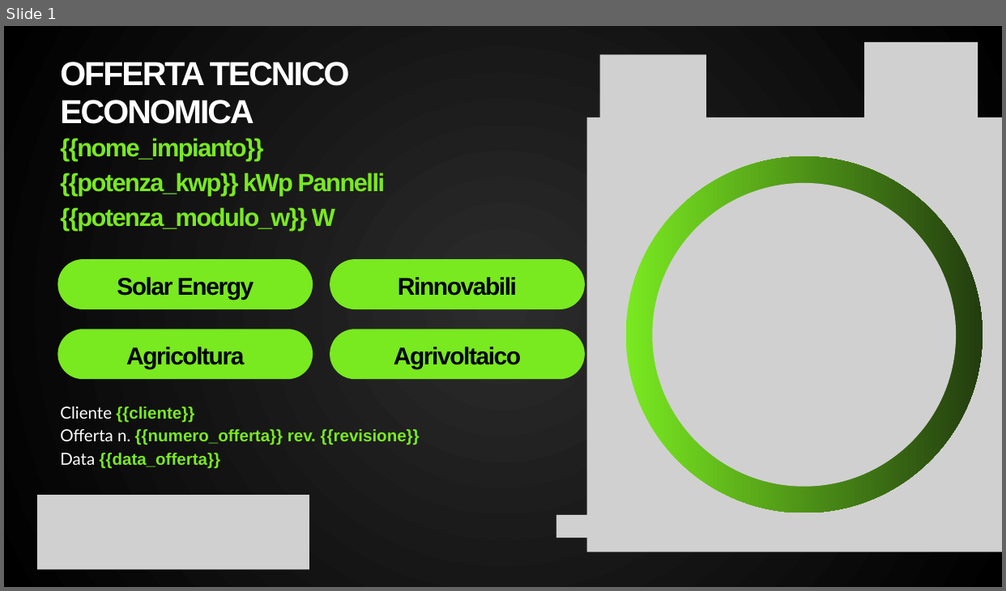
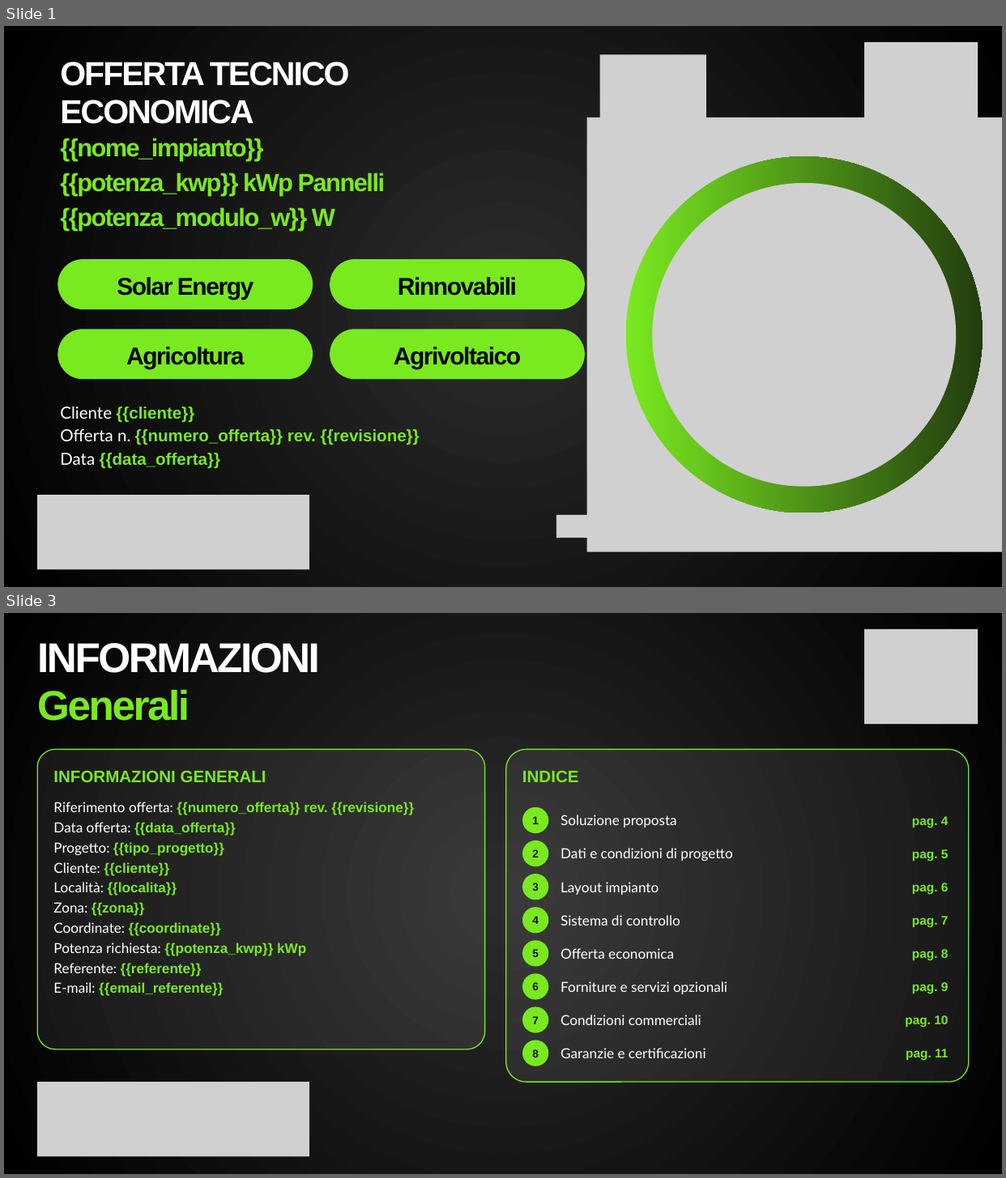
Before and after one commit to Giovanni301183/Conf, a slide deck: public/offerta/modello-offerta.pptx. Shown one above the other, each under a label of ours: slide 1 before the commit, slides 1 and 3 after it; the slides between them are not shown. The pictures are 1006x591 and 1006x1178 pixels, drawn with LibreOffice and Linux fonts; fonts in the diff are those of the drawing; grey boxes stand for pictures. Boxes give left, top, right and bottom in pixels: in the first picture for what was removed or moved away, otherwise in the second. Text is boxed around its words. In the diff, an @@ line names an element or a change of style, - is before the commit and + after.

```diff
--- a/public/offerta/modello-offerta.pptx
+++ b/public/offerta/modello-offerta.pptx
@@ slide 3 added at (4,613,1002,1174), background gradient #2C2C2C to #000000 @@
@@ picture added at (864,629,978,724) @@
@@ text added at (37,643,320,673), 60 pt, text #FFFFFF, bold @@
+INFORMAZIONI
@@ text added at (37,689,189,721), 60 pt, text #79E920, bold @@
+Generali
@@ rounded rectangle added at (37,749,485,1049), fill #FFFFFF at 7% opacity, outline #79E920 1.5 pt @@
@@ rounded rectangle added at (506,749,969,1082), fill #FFFFFF at 7% opacity, outline #79E920 1.5 pt @@
@@ text added at (53,770,414,996), 20 pt, text #79E920, bold @@
+INFORMAZIONI GENERALI
+Riferimento offerta: {{numero_offerta}} rev. {{revisione}}
+Data offerta: {{data_offerta}}
+Progetto: {{tipo_progetto}}
+Cliente: {{cliente}}
+Località: {{localita}}
+Zona: {{zona}}
+Coordinate: {{coordinate}}
+Potenza richiesta: {{potenza_kwp}} kWp
+Referente: {{referente}}
+E-mail: {{email_referente}}
@@ text added at (522,770,579,782), 24 pt, text #79E920, bold @@
+INDICE
@@ ellipse added at (522,807,548,833), fill #79E920, 16 pt, text #111111, bold @@
+1
@@ text added at (560,815,677,828), 20 pt, text #FFFFFF @@
+Soluzione proposta
@@ text added at (912,816,948,828), 18 pt, text #79E920, bold @@
+pag. 4
@@ ellipse added at (522,841,548,867), fill #79E920, 16 pt, text #111111, bold @@
+2
@@ text added at (560,848,732,861), 20 pt, text #FFFFFF @@
+Dati e condizioni di progetto
@@ text added at (912,850,948,861), 18 pt, text #79E920, bold @@
+pag. 5
@@ ellipse added at (522,874,548,900), fill #79E920, 16 pt, text #111111, bold @@
+3
@@ text added at (560,882,659,895), 20 pt, text #FFFFFF @@
+Layout impianto
@@ text added at (912,883,948,894), 18 pt, text #79E920, bold @@
+pag. 6
@@ ellipse added at (522,907,548,933), fill #79E920, 16 pt, text #111111, bold @@
+4
@@ text added at (560,915,680,926), 20 pt, text #FFFFFF @@
+Sistema di controllo
@@ text added at (912,916,948,927), 18 pt, text #79E920, bold @@
+pag. 7
@@ ellipse added at (522,940,548,966), fill #79E920, 16 pt, text #111111, bold @@
+5
@@ text added at (560,948,674,959), 20 pt, text #FFFFFF @@
+Offerta economica
@@ text added at (912,949,948,960), 18 pt, text #79E920, bold @@
+pag. 8
@@ ellipse added at (522,973,548,999), fill #79E920, 16 pt, text #111111, bold @@
+6
@@ text added at (560,982,727,995), 20 pt, text #FFFFFF @@
+Forniture e servizi opzionali
@@ text added at (912,982,948,995), 18 pt, text #79E920, bold @@
+pag. 9
@@ ellipse added at (522,1007,548,1033), fill #79E920, 16 pt, text #111111, bold @@
+7
@@ text added at (560,1015,701,1025), 20 pt, text #FFFFFF @@
+Condizioni commerciali
@@ text added at (905,1016,948,1028), 18 pt, text #79E920, bold @@
+pag. 10
@@ ellipse added at (522,1040,548,1066), fill #79E920, 16 pt, text #111111, bold @@
+8
@@ text added at (560,1048,706,1059), 20 pt, text #FFFFFF @@
+Garanzie e certificazioni
@@ text added at (906,1049,948,1061), 18 pt, text #79E920, bold @@
+pag. 11
@@ picture added at (37,1082,309,1157) @@
```
Also in this commit, not shown: 5 slides changed, 3 other slides added, 4 other files.
